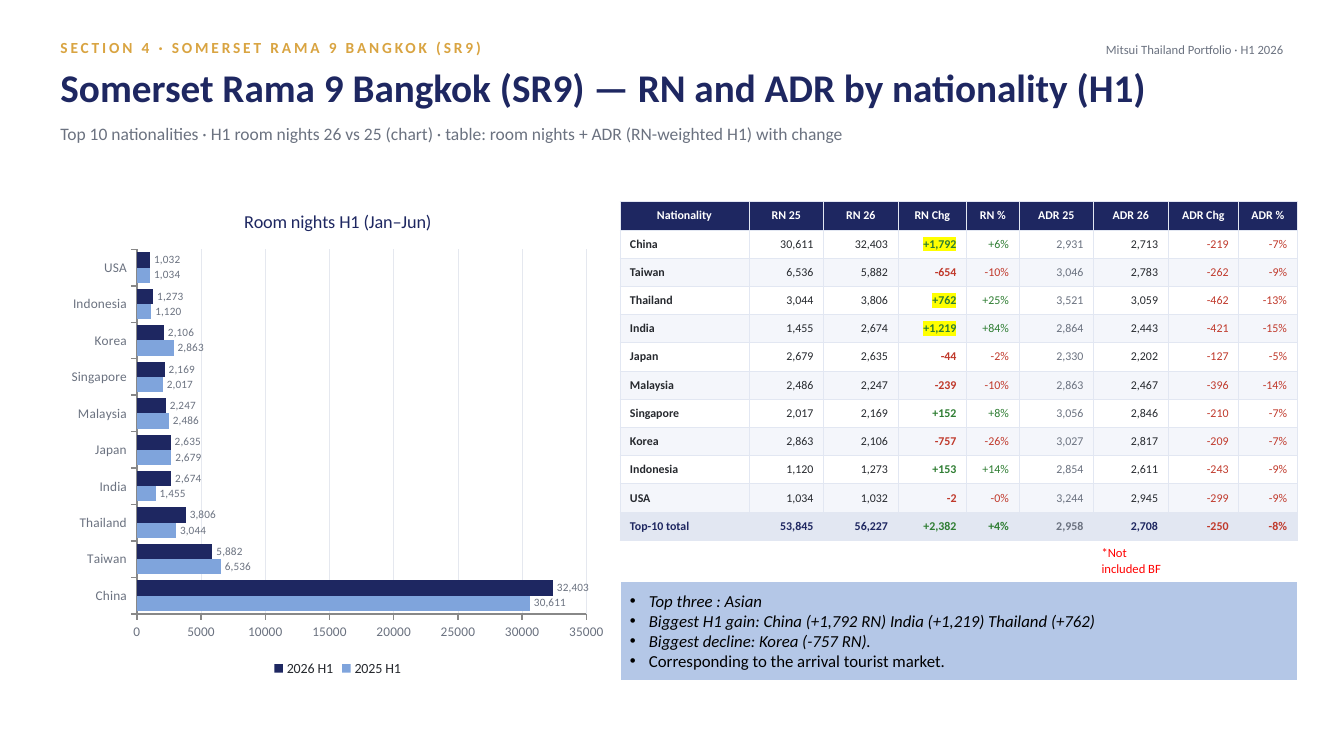
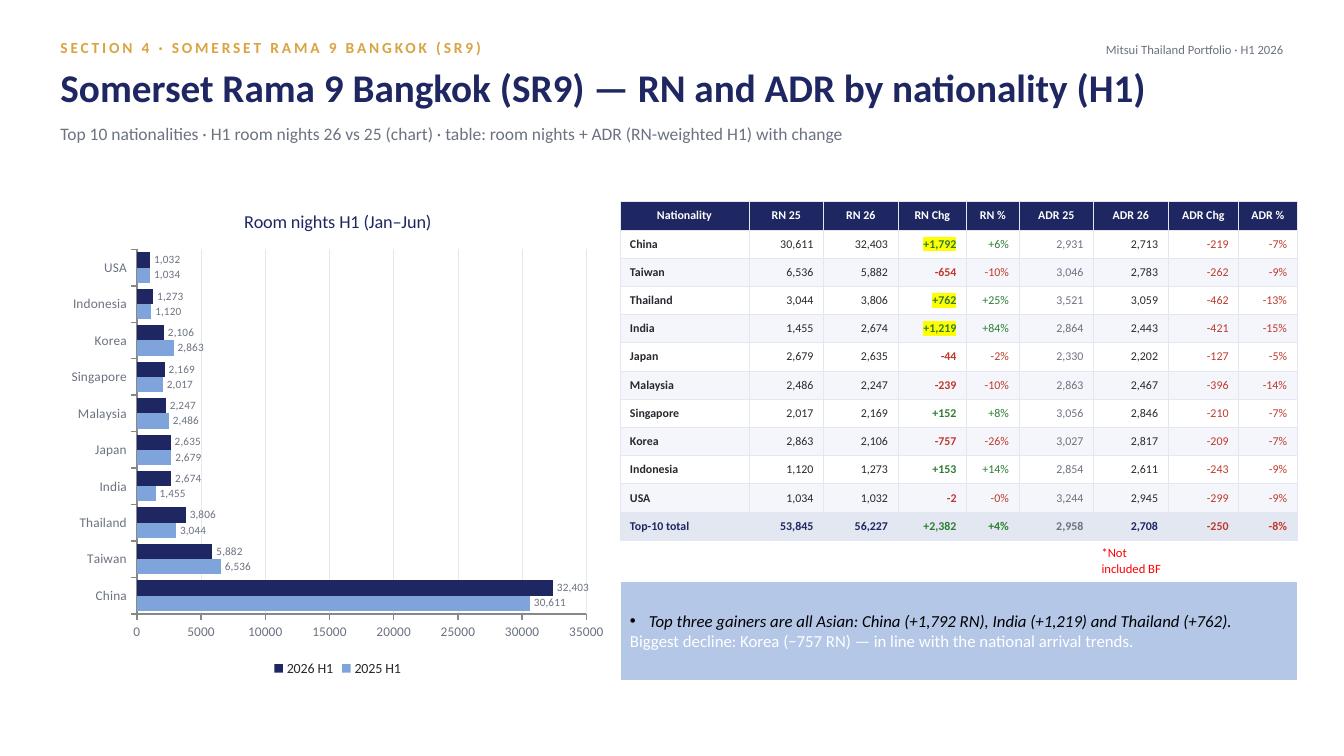
Before and after one commit to Chavin2543/mae-workspace, a slide deck: slide 17 of output/Portfolio_Performance_Report_H1-2026.pptx. Drawn at 1344x756 pixels with LibreOffice and Linux fonts; fonts in the diff are those of the drawing. Boxes give left, top, right and bottom in pixels: in the first picture for what was removed or moved away, otherwise in the second. Text is boxed around its words. In the diff, an @@ line names an element or a change of style, - is before the commit and + after.

```diff
--- a/output/Portfolio_Performance_Report_H1-2026.pptx
+++ b/output/Portfolio_Performance_Report_H1-2026.pptx
@@ text in rectangle at (630,615,1231,650): text changed @@
-• Top three : Asian
-• Biggest H1 gain: China (+1,792 RN) India (+1,219) Thailand (+762)
-• Biggest decline: Korea (-757 RN).
-• Corresponding to the arrival tourist market.
+• Top three gainers are all Asian: China (+1,792 RN), India (+1,219) and Thailand (+762).
+Biggest decline: Korea (−757 RN) — in line with the national arrival trends.
```
Also in this commit, not shown: 15 other slides changed.
